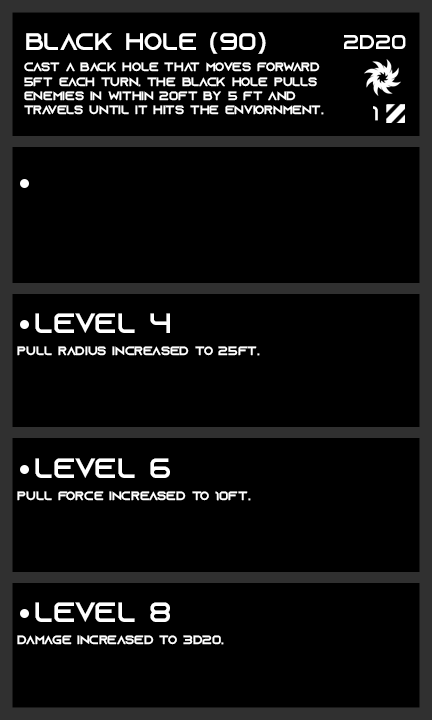
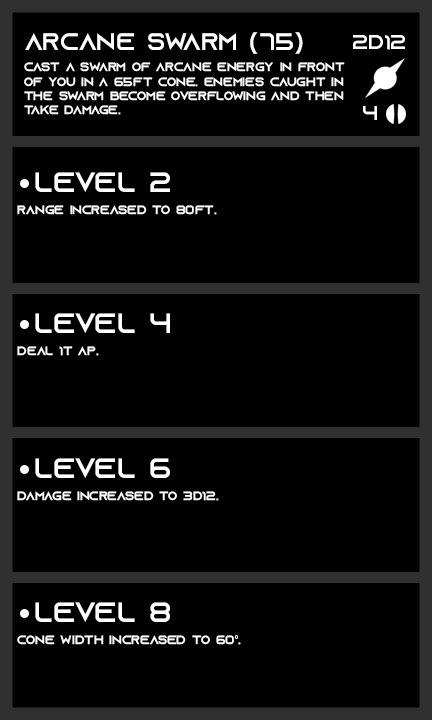
Layered file, before and after one edit (w=432, h=720). Changes by layer:
hid "Anti Tank" over box(386, 104, 405, 123)
showed "Standard" over box(386, 104, 406, 124)
painted on "AP" over box(363, 106, 378, 121)
hid "vort" over box(364, 59, 401, 96)
added layer "light" in group "Affinity" over box(365, 58, 405, 98)
renamed "2d20" to "2d12", painted on it over box(344, 35, 406, 50)
painted on "archetype" over box(24, 62, 345, 115)
renamed "black hole (90)" to "arcane swarm (75)", painted on it over box(25, 32, 303, 54)
renamed "deal 2T AP." to "range increased to 80ft.", showed it, painted on it over box(17, 205, 217, 215)
showed "level 2" over box(35, 172, 170, 192)
renamed "pull radius increased to 25ft." to "deal 1t Ap.", painted on it over box(19, 346, 260, 356)
renamed "pull force increased to 10ft." to "damage increased to 3d12.", painted on it over box(19, 491, 251, 501)
renamed "damage increased to 3d20." to "cone width increased to 60°.", painted on it over box(17, 635, 241, 645)
